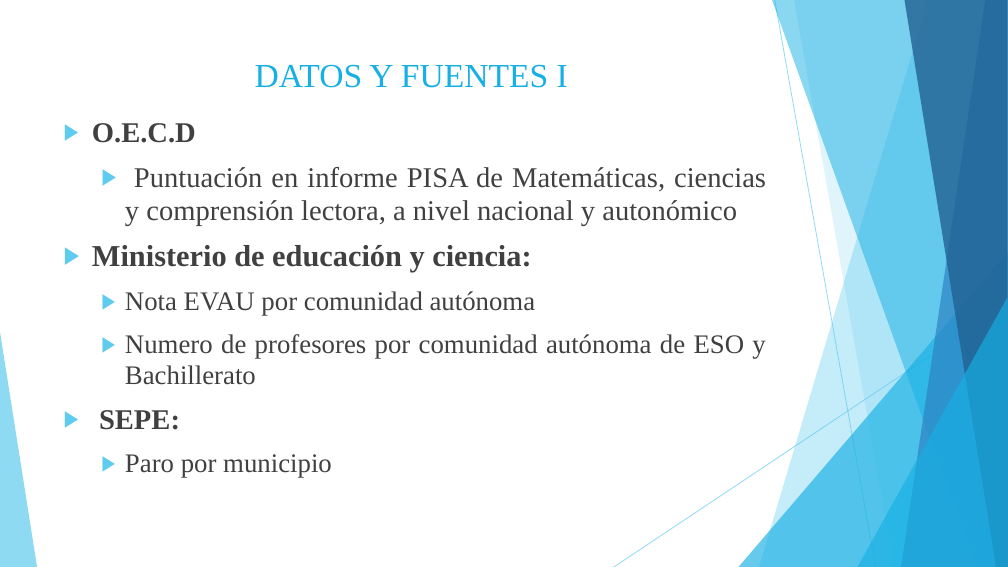
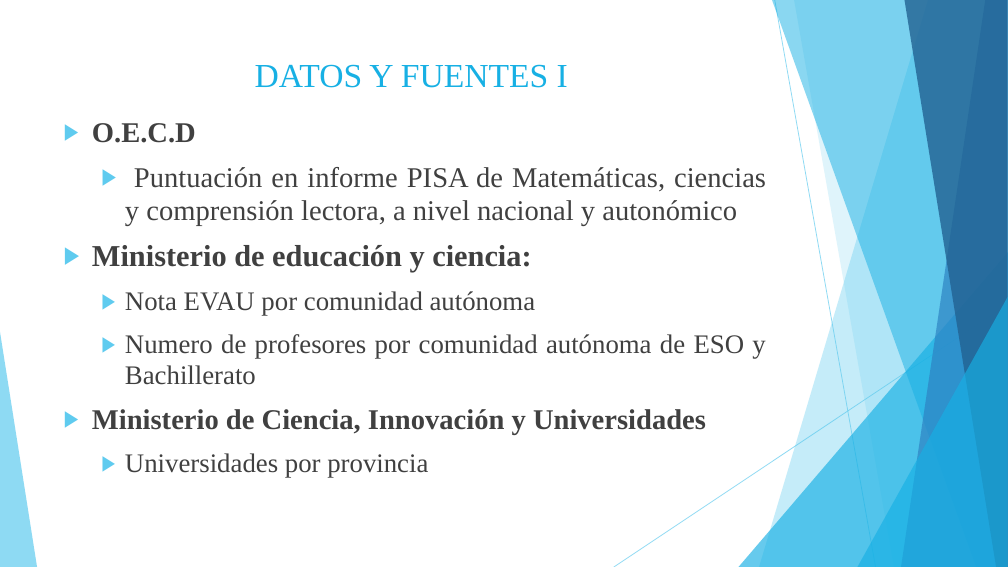
Before and after one commit to Rcm89/TFM-analisis-educacion, a slide deck: slide 4 of Presentacion-Proyecto-Final.pptx. Drawn at 1008x567 pixels with LibreOffice and Linux fonts; fonts in the diff are those of the drawing. Boxes give left, top, right and bottom in pixels: in the first picture for what was removed or moved away, otherwise in the second. Text is boxed around its words. In the diff, an @@ line names an element or a change of style, - is before the commit and + after.

```diff
--- a/Presentacion-Proyecto-Final.pptx
+++ b/Presentacion-Proyecto-Final.pptx
@@ text at (92, 409, 706, 478): text changed; size 25.5 to 27.2 pt; bold on @@
-▶ SEPE:
-  ▶ Paro por municipio
+▶ Ministerio de Ciencia, Innovación y Universidades
+  ▶ Universidades por provincia
```
Also in this commit, not shown: 2 other slides changed, 5 other files.
